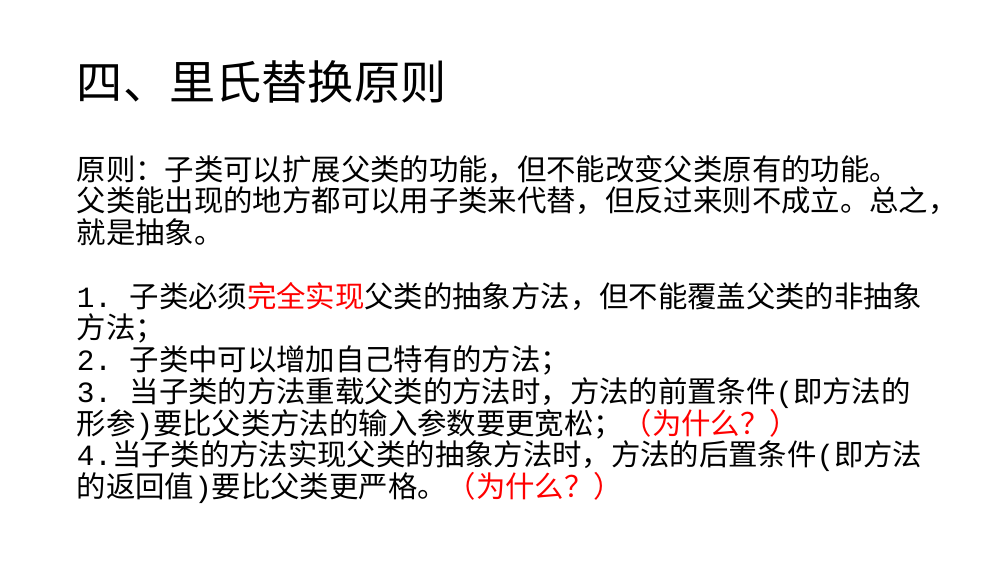
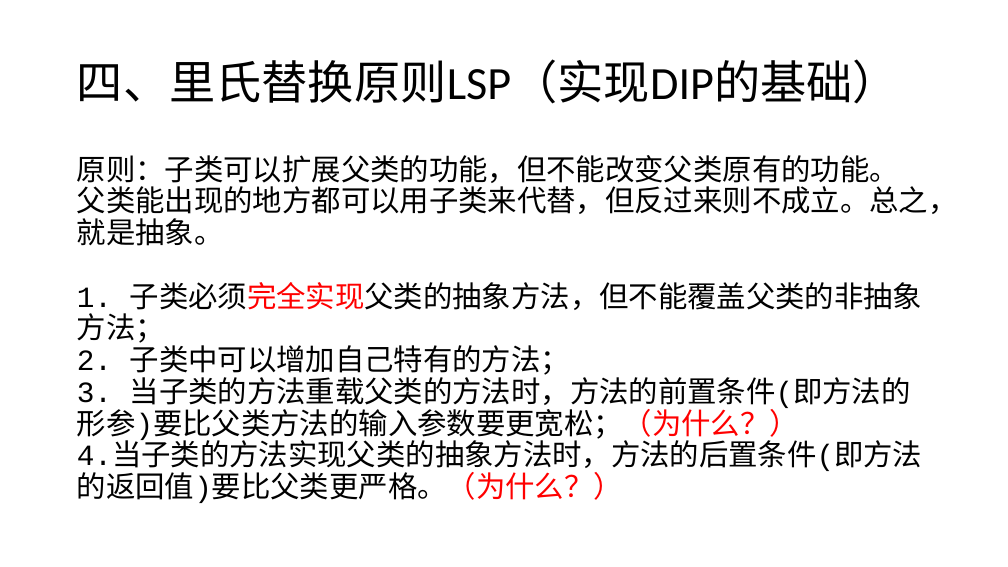
Before and after one commit to tdxhhw66/JavaCodeAcc, a slide deck: slide 6 of 设计模式2.pptx. Drawn at 1008x567 pixels with LibreOffice and Linux fonts; fonts in the diff are those of the drawing. Boxes give left, top, right and bottom in pixels: in the first picture for what was removed or moved away, otherwise in the second. Text is boxed around its words. In the diff, an @@ line names an element or a change of style, - is before the commit and + after.

```diff
--- a/设计模式2.pptx
+++ b/设计模式2.pptx
@@ title at bbox=[77, 59, 899, 104]: text changed @@
-四、里氏替换原则
+四、里氏替换原则LSP（实现DIP的基础）
```
Also in this commit, not shown: 5 other slides changed, 2 slides added, 14 other files.
